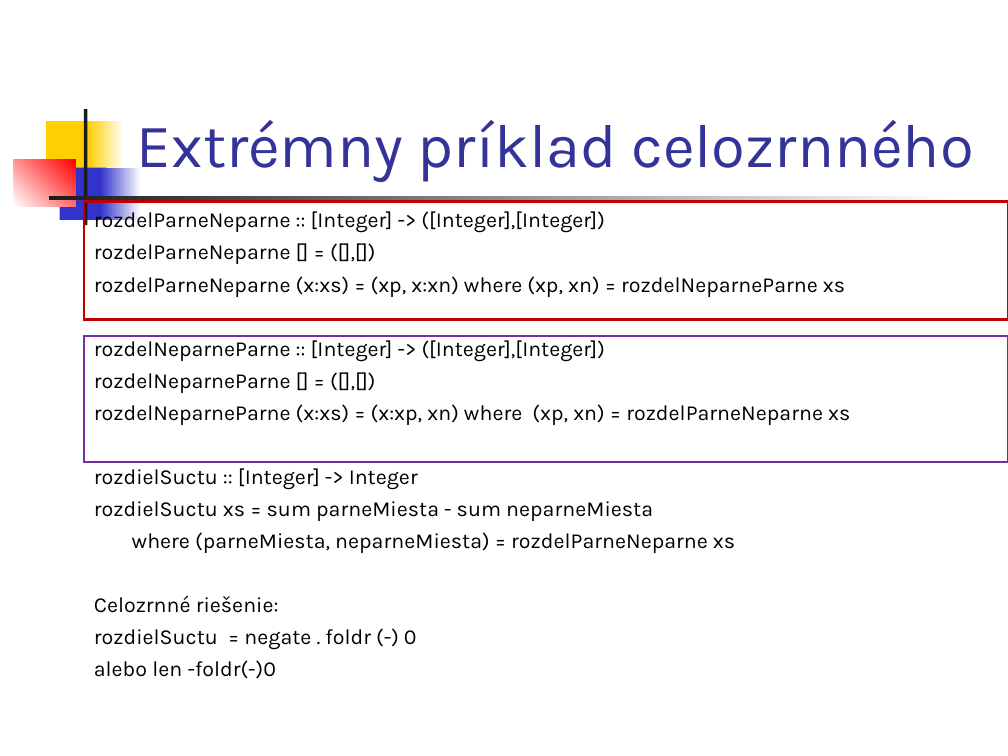
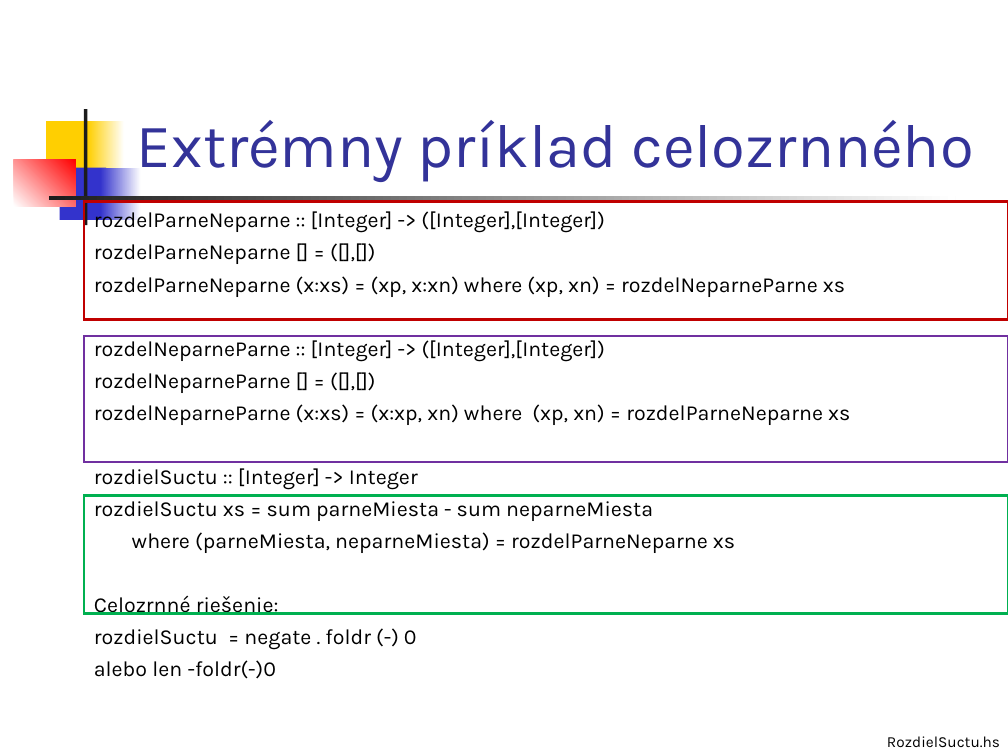
Before and after one commit to Funkcionalne/Prednasky, a slide deck: slide 4 of 03/03_fpro.ppt. Drawn at 1008x756 pixels with LibreOffice and Linux fonts; fonts in the diff are those of the drawing. Boxes give left, top, right and bottom in pixels: in the first picture for what was removed or moved away, otherwise in the second. Text is boxed around its words. In the diff, an @@ line names an element or a change of style, - is before the commit and + after.

```diff
--- a/03/03_fpro.ppt
+++ b/03/03_fpro.ppt
@@ rectangle added at [84,496,1008,614], outline #00B050 2.01 pt @@
@@ text added at [887,736,1000,747], 11 pt, text #000000 @@
+RozdielSuctu.hs
```
Also in this commit, not shown: 2 other slides changed, 1 other file.
